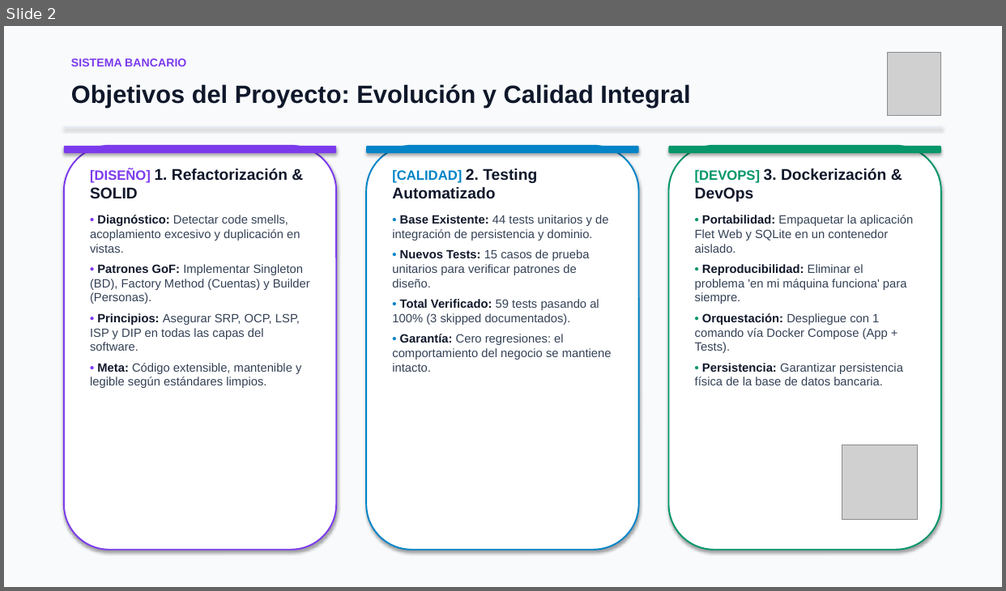
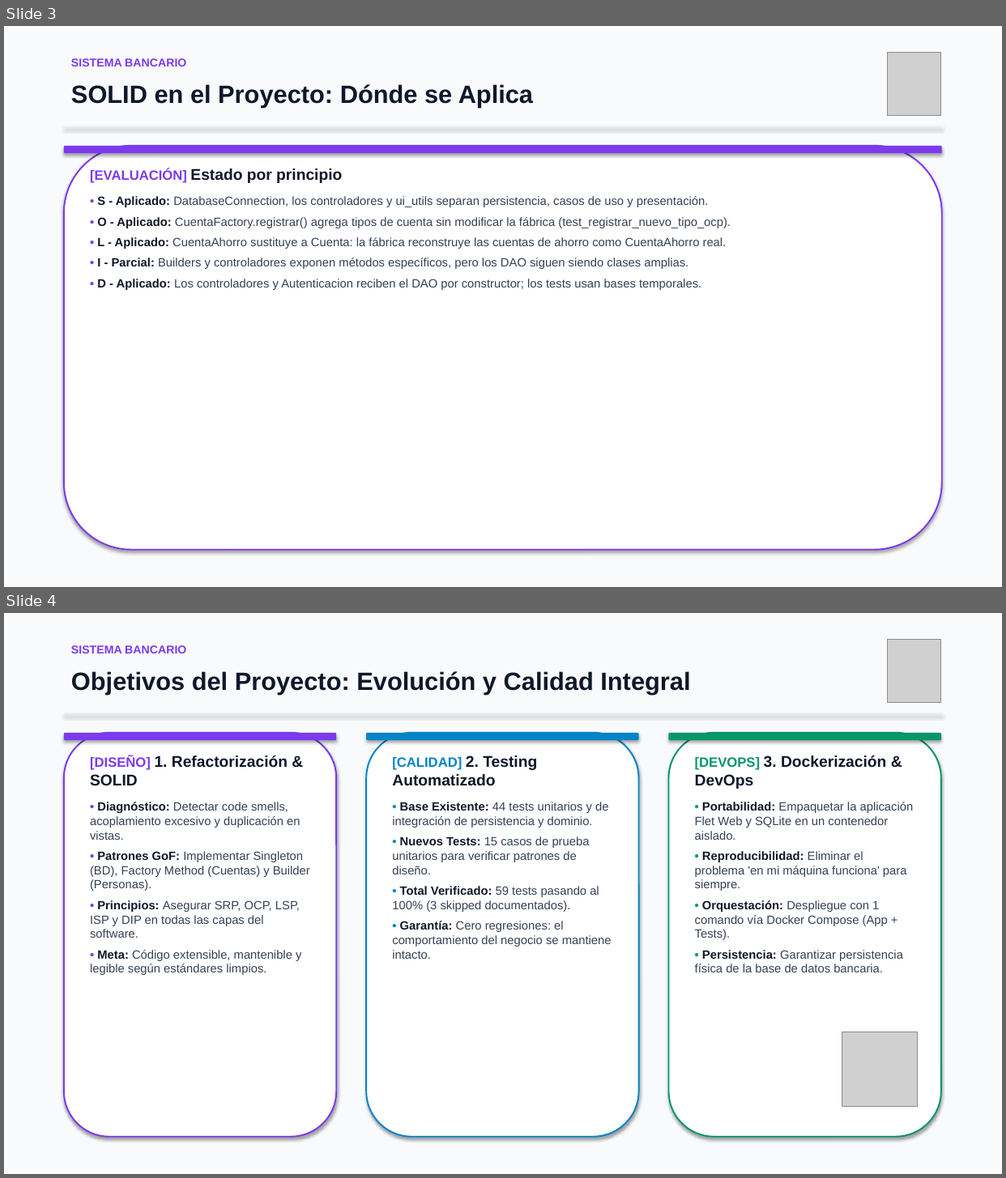
Before and after one commit to dzCazador/ITS-DevOps-RefactoringTesting-SistemaBancario, a slide deck: presentacion_sistema_bancario_actualizada.pptx. Shown one above the other, each under a label of ours: slide 2 before the commit, slides 3 and 4 after it. The pictures are 1006x591 and 1006x1178 pixels, drawn with LibreOffice and Linux fonts; fonts in the diff are those of the drawing; grey boxes stand for pictures. Boxes give left, top, right and bottom in pixels: in the first picture for what was removed or moved away, otherwise in the second. Text is boxed around its words. In the diff, an @@ line names an element or a change of style, - is before the commit and + after.

Commit message:
docs: add SOLID, KISS and DRY overview slides to presentation
Add two slides after the cover describing SOLID, KISS and DRY and evaluating how SOLID is applied in the project.

```diff
--- a/presentacion_sistema_bancario_actualizada.pptx
+++ b/presentacion_sistema_bancario_actualizada.pptx
@@ slide 3 added at (x1=4, y1=26, x2=1002, y2=587), background #FFFFFF @@
@@ rectangle added at (x1=4, y1=26, x2=1002, y2=587), fill #F8FAFC @@
@@ text added at (x1=71, y1=58, x2=186, y2=66), 11 pt, text #7C3AED, bold @@
+SISTEMA BANCARIO
@@ picture added at (x1=888, y1=52, x2=941, y2=116) @@
@@ text added at (x1=71, y1=84, x2=533, y2=108), 24 pt, text #0F172A, bold @@
+SOLID en el Proyecto: Dónde se Aplica
@@ rectangle added at (x1=64, y1=127, x2=942, y2=128), fill #E2E8F0 @@
@@ rounded rectangle added at (x1=64, y1=146, x2=942, y2=550), fill #FFFFFF, outline #7C3AED 1.5 pt @@
@@ rounded rectangle added at (x1=64, y1=146, x2=942, y2=153), fill #7C3AED @@
@@ text added at (x1=90, y1=169, x2=731, y2=290), 11.5 pt, text #334155 @@
+[EVALUACIÓN] Estado por principio
+• S - Aplicado: DatabaseConnection, los controladores y ui_utils separan persistencia, casos de uso y presentación.
+• O - Aplicado: CuentaFactory.registrar() agrega tipos de cuenta sin modificar la fábrica (test_registrar_nuevo_tipo_ocp).
+• L - Aplicado: CuentaAhorro sustituye a Cuenta: la fábrica reconstruye las cuentas de ahorro como CuentaAhorro real.
+• I - Parcial: Builders y controladores exponen métodos específicos, pero los DAO siguen siendo clases amplias.
+• D - Aplicado: Los controladores y Autenticacion reciben el DAO por constructor; los tests usan bases temporales.
@@ what was slide 2 is now slide 4 @@
```
Also in this commit, not shown: 1 other slide added, 1 other file.
